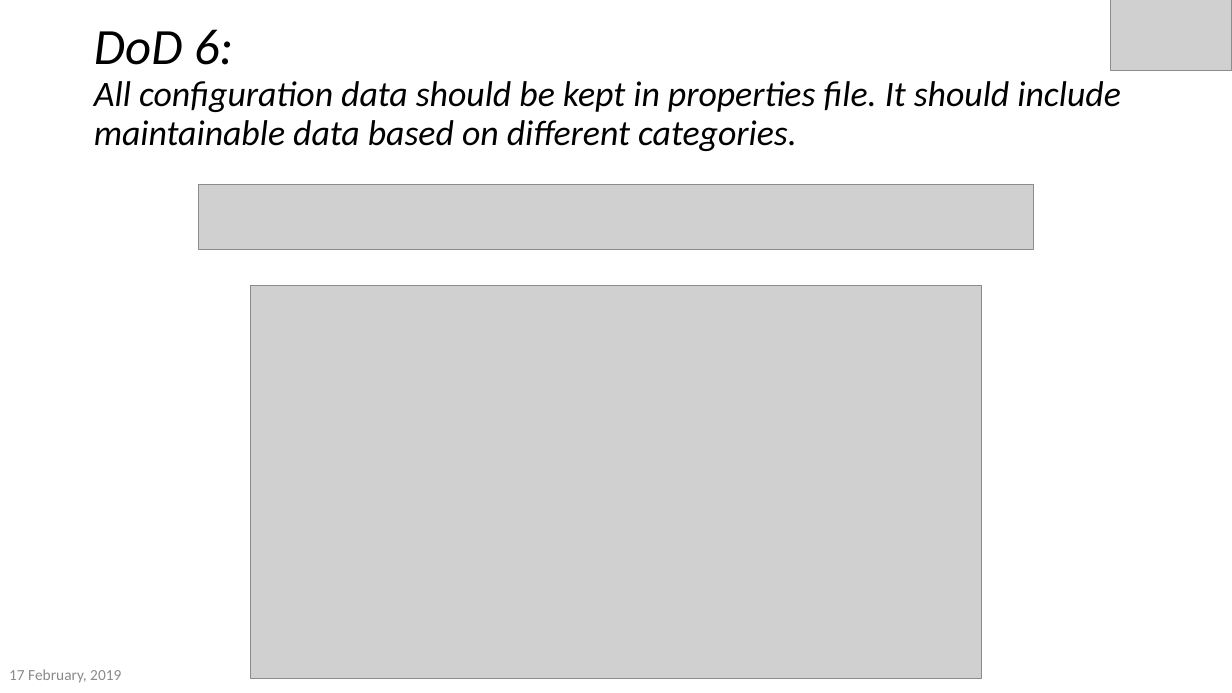
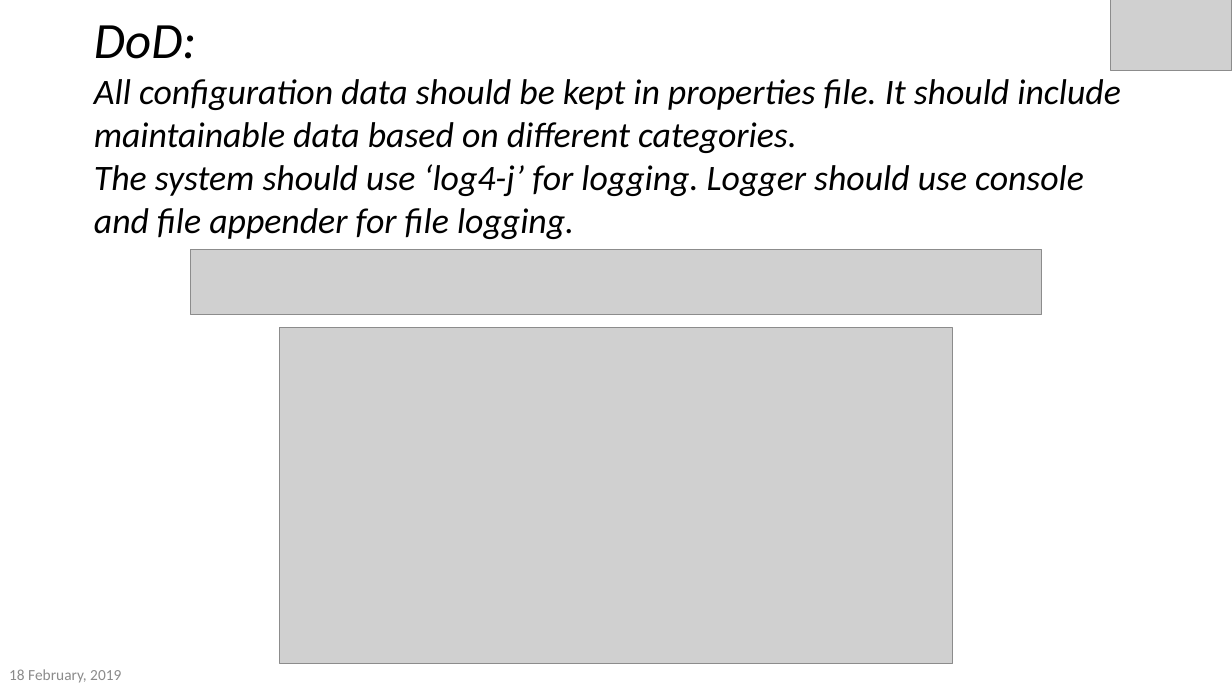
Before and after one commit to akmak1103/DownloadManager, a slide deck: slide 10 of FinalPresentation.pptx (slide 12 before the commit). Drawn at 1232x693 pixels with LibreOffice and Linux fonts; fonts in the diff are those of the drawing; grey boxes stand for pictures; background and template pictures are left out. Boxes give left, top, right and bottom in pixels: in the first picture for what was removed or moved away, otherwise in the second. Text is boxed around its words. In the diff, an @@ line names an element or a change of style, - is before the commit and + after.

```diff
--- a/FinalPresentation.pptx
+++ b/FinalPresentation.pptx
@@ title at (94,25,1120,239): text changed @@
-DoD 6:
-All configuration data should be kept in properties file. It should include maintainable data based on different categories.
+DoD:
+All configuration data should be kept in properties file. It should include maintainable data based on different categories.
+The system should use ‘log4-j’ for logging. Logger should use console and file appender for file logging.
@@ picture: place and size @@
-picture at (199,185,1033,250)
+picture at (190,250,1043,315)
@@ picture: place and size @@
-picture at (250,286,982,678)
+picture at (280,327,953,664)
@@ text at (9,669,121,683): text changed @@
-17 February, 2019
+18 February, 2019
```
Also in this commit, not shown: 15 other slides changed, 6 slides added, 1 slide removed, 10 other files.
